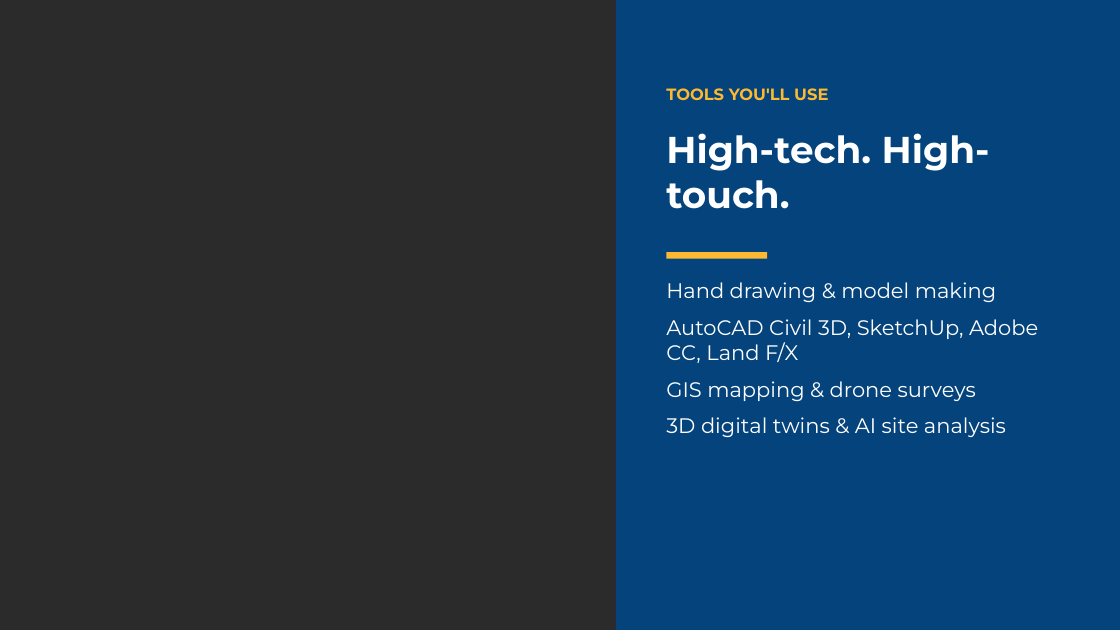
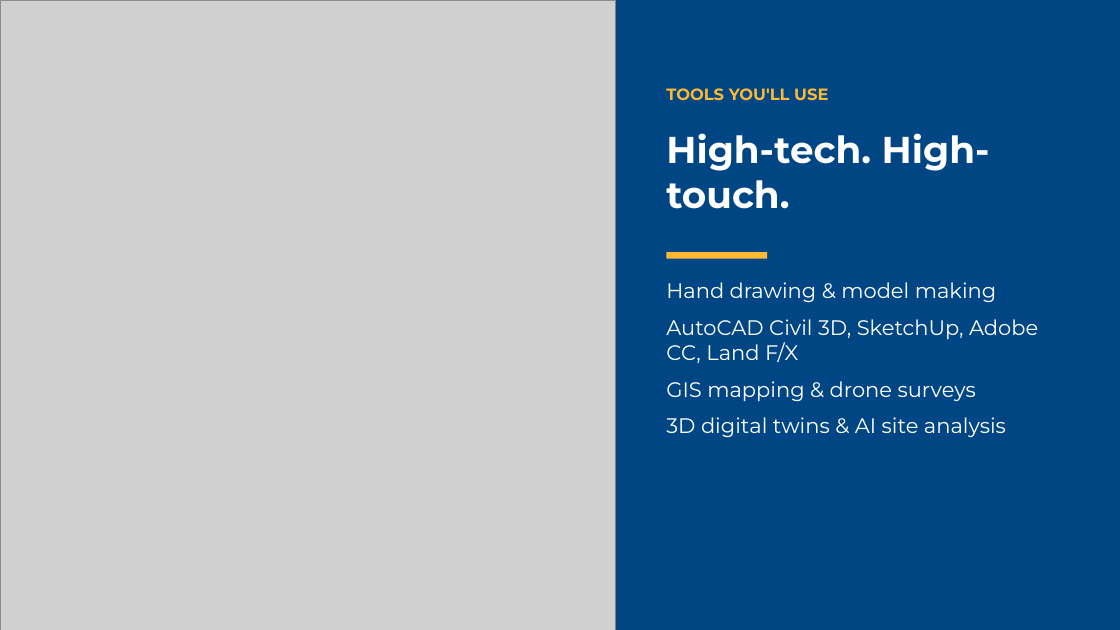
Before and after one commit to ncatlandarch-droid/ncat-landreth-farm-expansion, a slide deck: slide 10 of recruiting/NCAT_Landscape_Architecture_Recruiting.pptx (slide 9 before the commit). Drawn at 1120x630 pixels with LibreOffice and Linux fonts; fonts in the diff are those of the drawing; grey boxes stand for pictures; background and template pictures are left out; a plain dark background stands for a picture behind light text. Boxes give left, top, right and bottom in pixels: in the first picture for what was removed or moved away, otherwise in the second. Text is boxed around its words. In the diff, an @@ line names an element or a change of style, - is before the commit and + after.

```diff
--- a/recruiting/NCAT_Landscape_Architecture_Recruiting.pptx
+++ b/recruiting/NCAT_Landscape_Architecture_Recruiting.pptx
@@ background picture (left out) to #FFFFFF @@
@@ picture added at <box>0,0,616,630</box> @@
@@ rectangle at <box>616,0,1120,630</box>: fill #004684 at 90% opacity to #004684 @@
```
Also in this commit, not shown: 3 other slides changed, 1 slide added.
